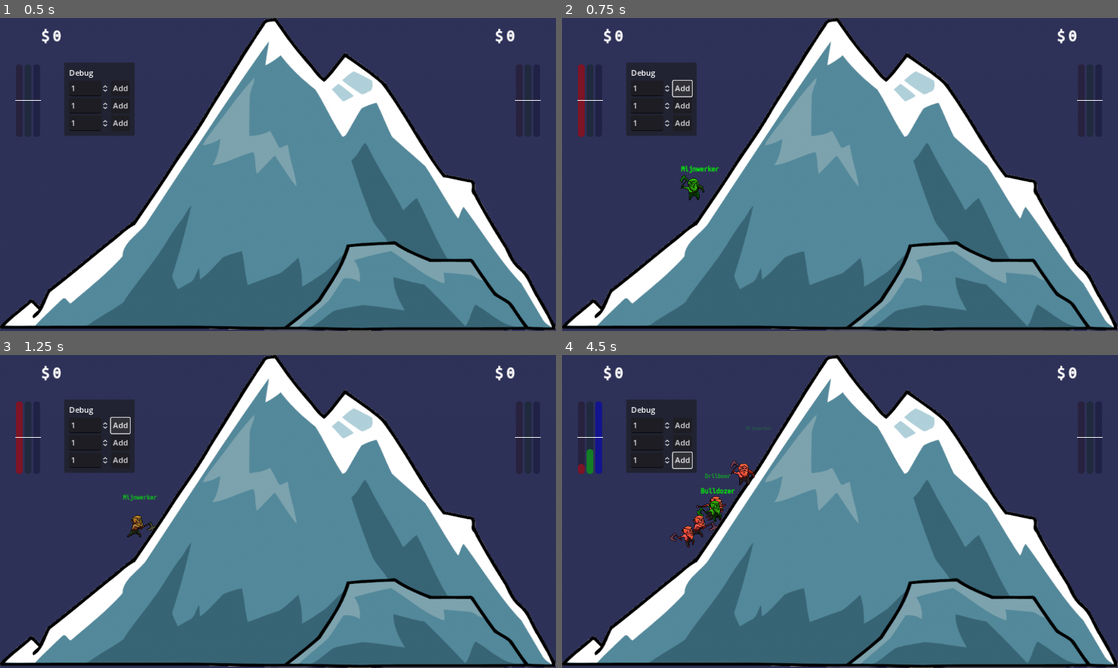
Above: before the commit, frames 1-4 (two rows, left to right).
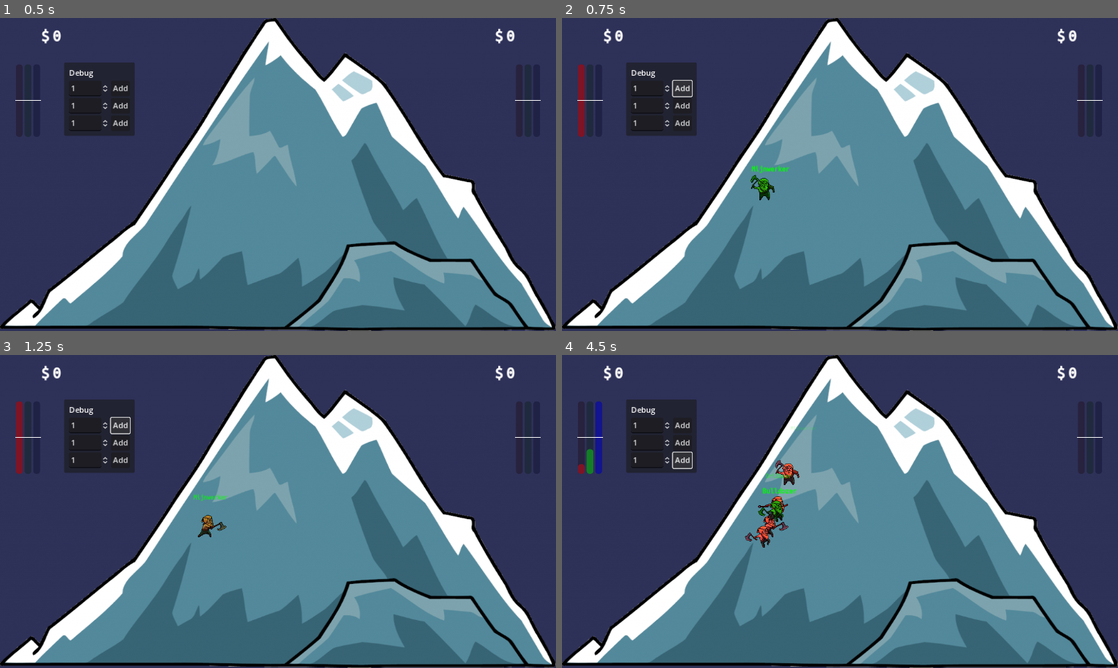
Above: after the commit, the same moments.

Repository: kwint/nfc-card-game
Game: Godot game, scene res://Scenes/Dashboard.tscn
The game is run twice, just before and just after one commit, with the same random seed, the same clock (stepped at 60 frames per second) and the same inputs.
Inputs:
- Up to frame 1 (0.5 s): no input
- Up to frame 2 (0.75 s): click "Add" at 0.5 s
- Up to frame 3 (1.25 s): no input
- Up to frame 4 (4.5 s): click "Add" at 1.25 s; click "Add" at 2 s; click "Add" at 2.75 s; click "Add" at 3.5 s; click "Add" at 4.25 s

Frame 1 is identical in both runs. In frame 2, 0.5% of the frame differs, in the area x 21-41%, y 47-59%; in frame 3, 0.4%; in frame 4, 1.6%, in the area x 19-45%, y 22-62%.
Error in both runs: Invalid type in function 'process_stats' in base 'Node (GameController.gd)'. Cannot convert argument 1 from Nil to Dictionary. (res://Scripts/GameController.gd…

Commit message:
Improve miner positioning, always place miners on the mountain

Diff:
--- a/dashboard/Scripts/MinerGrid.gd
+++ b/dashboard/Scripts/MinerGrid.gd
@@ -142,20 +142,19 @@
 		hidden_amount = self.miners_hidden.get(type, 0);
 	index += hidden_amount;
 
+	# Height factor in rectangle [0, 1]
+	var height_factor = self.noise.get_noise_1d((type * 100000.3) + float(index) * 100.0);
+	height_factor = scale_float(height_factor, -1.0, 1.0, 0.0, 1.0);
+
+	# Width factor in rectangle, within range of triangle
+	var width_factor_left = 1.0 - height_factor if !self.flipped else 0.0;
+	var width_factor_right = 1.0 if !self.flipped else height_factor;
+	var width_factor = self.noise.get_noise_1d(float(index) * 38.123);
+	width_factor = scale_float(width_factor, -1.0, 1.0, width_factor_left, width_factor_right);
+
+	# Scale width and height factor to the reference rectangle
 	var rect = self.reference_grid.get_global_rect();
-
-	var diagnal_position_factor = self.noise.get_noise_1d((type * 100000.3) + float(index) * 100.0);
-	diagnal_position_factor = scale_float(diagnal_position_factor, -1.0, 1.0, 0.0, 1.0);
-
-	var offset = rect.size * diagnal_position_factor;
-	# TODO: invert x, do this in a different way?
-	if !self.flipped:
-		offset.x = abs(offset.x - rect.size.x);
-
-	var horizontal_shift = self.noise.get_noise_1d(float(index) * 38.123);
-	horizontal_shift = scale_float(horizontal_shift, -1.0, 1.0, -0.5, 0.5);
-	offset.x += rect.size.x * horizontal_shift;
-
+	var offset = rect.size * Vector2(width_factor, height_factor);
 	return rect.position + offset;
 
 
